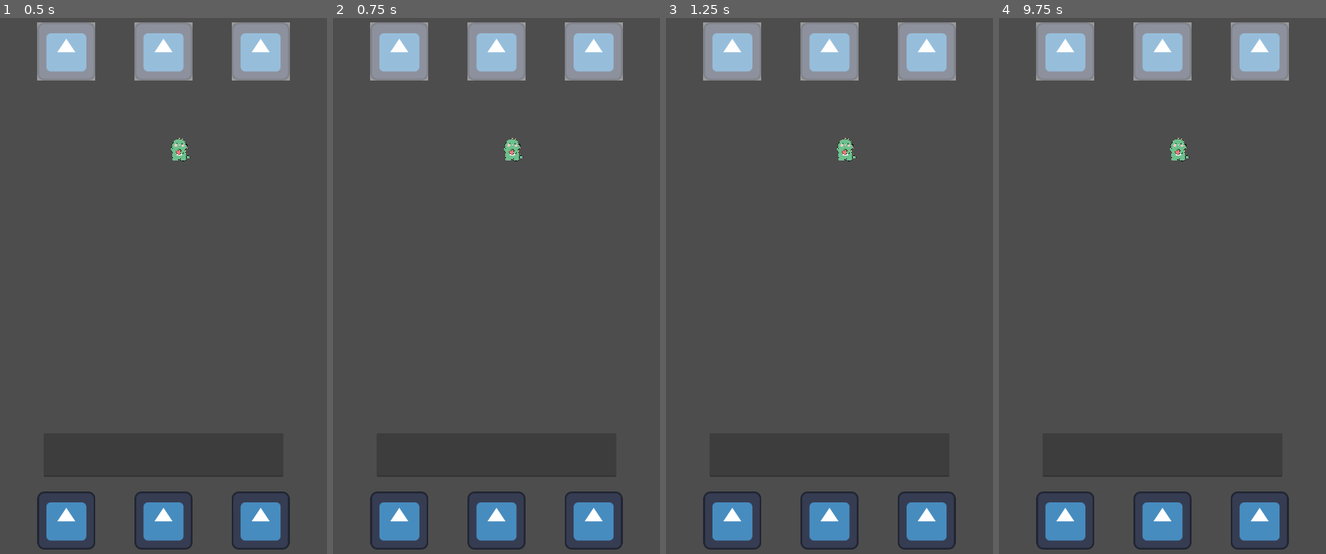
Above: before the commit, frames 1-4 (left to right).
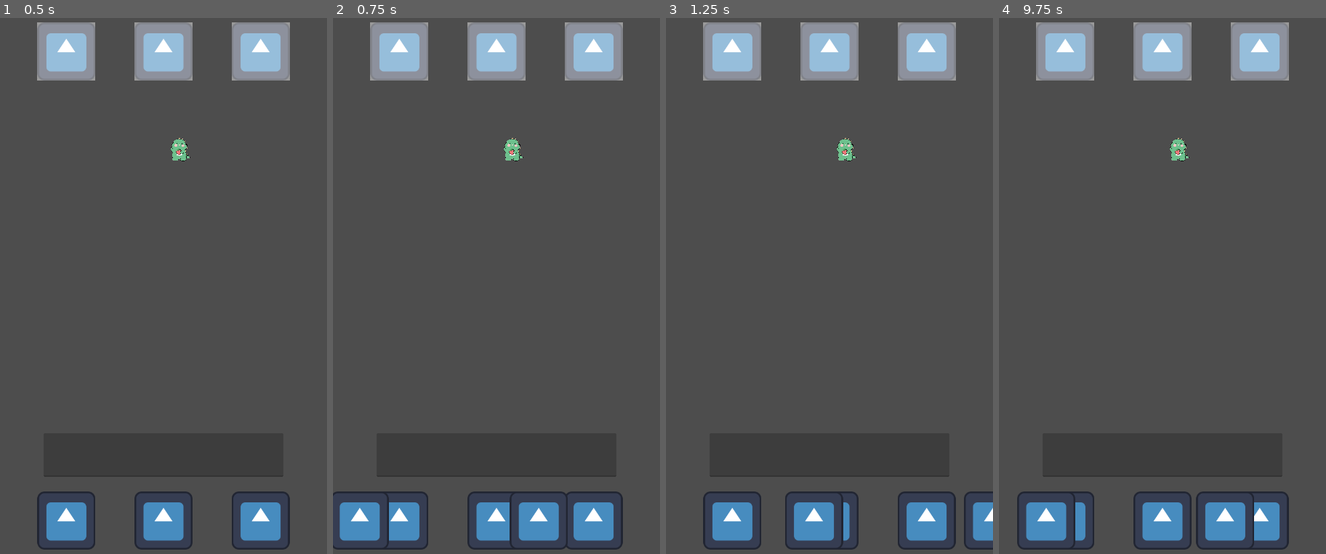
Above: after the commit, the same moments.

Repository: MyNameIsArko/Hackyeah
Game: Godot game, scene res://levels/level.tscn
Two runs of this game, one before a commit and one after it. Both use one fixed random seed, a clock stepped at 60 frames per second and the inputs below. The project has no main scene, so this scene is started directly. The engine's default icon, where the game draws it, is replaced by a stand-in: a white triangle on a blue panel in a dark square.
Inputs (mouse positions are in pixels of both pictures, inside the frame that each line leads up to):
- Up to frame 1 (0.5 s): no input
- Up to frame 2 (0.75 s): click (398, 521) at 0.5 s
- Up to frame 3 (1.25 s): no input
- Up to frame 4 (9.75 s): click (1146, 527) at 1.27 s; click (1162, 521) at 2 s; click (1260, 521) at 2.75 s; click (1064, 521) at 3.5 s; click (1162, 521) at 4.25 s; click (1260, 521) at 5 s; click (1146, 527) at 5.77 s; click (1064, 521) at 6.5 s; click (1162, 521) at 7.25 s; click (1260, 521) at 8 s; click (1146, 527) at 8.77 s; tap Enter at 9.5 s; tap Space (feed) at 9.6 s

Frame 1 is identical in both runs. In frame 2, 2.4% of the frame differs, in the area x 0-72%, y 88-100%; in frame 3, 1.4%; in frame 4, 2.0%.
Error before the commit: Invalid access to property or key 'generated_text' on a base object of type 'Nil'. (res://objects/ui/ui.gd:22)
Error after the commit: Invalid access to property or key 'generated_text' on a base object of type 'Nil'. (res://objects/ui/ui.gd:23)

Commit message:
gowno nie dziala animacja jebac

Diff:
--- a/objects/ui/ui.gd
+++ b/objects/ui/ui.gd
@@ -15,6 +15,7 @@
 	$HTTPRequest.request_completed.connect(_on_request_completed)
 	ask_chatbot("I want you to act as a dinosaur in the childs game. They can take care of you. You need to get into this role very seriously. You can only answer very simple")
 	set_process(true)
+	$HBoxContainer2.visible = true
 
 
 func _on_request_completed(result, response_code, headers, body):
@@ -38,3 +39,7 @@
 	$HBoxContainer/Stat.percentage = arg1['food_param'] / 100.0
 	$HBoxContainer/Stat2.percentage = arg1['sleep_param'] / 100.0
 	$HBoxContainer/Stat3.percentage = arg1['fun_param'] / 100.0
+
+
+func _on_texture_button_button_down():
+	$FridgeContainer/AnimationPlayer.play("slide_in")
--- a/objects/ui/ui.tscn
+++ b/objects/ui/ui.tscn
@@ -7,6 +7,47 @@
 [sub_resource type="StyleBoxEmpty" id="StyleBoxEmpty_bun36"]
 
 [sub_resource type="StyleBoxEmpty" id="StyleBoxEmpty_jo1x3"]
+
+[sub_resource type="Animation" id="Animation_ns6ge"]
+resource_name = "slide_in"
+length = 0.3
+tracks/0/type = "value"
+tracks/0/imported = false
+tracks/0/enabled = true
+tracks/0/path = NodePath(".:position")
+tracks/0/interp = 1
+tracks/0/loop_wrap = true
+tracks/0/keys = {
+"times": PackedFloat32Array(0, 0.3),
+"transitions": PackedFloat32Array(1, 1),
+"update": 0,
+"values": [Vector2(-800, 1112), Vector2(0, 1112)]
+}
+
+[sub_resource type="Animation" id="Animation_5ot62"]
+length = 0.001
+tracks/0/type = "value"
+tracks/0/imported = false
+tracks/0/enabled = true
+tracks/0/path = NodePath(".:position")
+tracks/0/interp = 1
+tracks/0/loop_wrap = true
+tracks/0/keys = {
+"times": PackedFloat32Array(0),
+"transitions": PackedFloat32Array(1),
+"update": 0,
+"values": [Vector2(-800, 1112)]
+}
+
+[sub_resource type="Animation" id="Animation_vh08n"]
+resource_name = "idle"
+
+[sub_resource type="AnimationLibrary" id="AnimationLibrary_m53ri"]
+_data = {
+"RESET": SubResource("Animation_5ot62"),
+"idle": SubResource("Animation_vh08n"),
+"slide_in": SubResource("Animation_ns6ge")
+}
 
 [node name="UI" type="Control"]
 layout_mode = 3
@@ -128,4 +169,57 @@
 size_flags_horizontal = 3
 theme_override_styles/separator = SubResource("StyleBoxEmpty_jo1x3")
 
+[node name="FridgeContainer" type="HBoxContainer" parent="."]
+layout_mode = 1
+anchors_preset = 12
+anchor_top = 1.0
+anchor_right = 1.0
+anchor_bottom = 1.0
+offset_left = -800.0
+offset_top = 1112.0
+offset_right = -80.0
+offset_bottom = 1280.0
+grow_horizontal = 2
+grow_vertical = 0
+metadata/_edit_group_ = true
+
+[node name="VSeparator4" type="VSeparator" parent="FridgeContainer"]
+layout_mode = 2
+size_flags_horizontal = 3
+theme_override_styles/separator = SubResource("StyleBoxEmpty_jo1x3")
+
+[node name="LeftButton" type="TextureButton" parent="FridgeContainer"]
+layout_mode = 2
+texture_normal = ExtResource("1_34t7l")
+
+[node name="VSeparator3" type="VSeparator" parent="FridgeContainer"]
+layout_mode = 2
+size_flags_horizontal = 3
+theme_override_styles/separator = SubResource("StyleBoxEmpty_jo1x3")
+
+[node name="MidButton" type="TextureButton" parent="FridgeContainer"]
+layout_mode = 2
+texture_normal = ExtResource("1_34t7l")
+
+[node name="VSeparator2" type="VSeparator" parent="FridgeContainer"]
+layout_mode = 2
+size_flags_horizontal = 3
+theme_override_styles/separator = SubResource("StyleBoxEmpty_jo1x3")
+
+[node name="RightButton" type="TextureButton" parent="FridgeContainer"]
+layout_mode = 2
+texture_normal = ExtResource("1_34t7l")
+
+[node name="VSeparator" type="VSeparator" parent="FridgeContainer"]
+layout_mode = 2
+size_flags_horizontal = 3
+theme_override_styles/separator = SubResource("StyleBoxEmpty_jo1x3")
+
+[node name="AnimationPlayer" type="AnimationPlayer" parent="FridgeContainer"]
+libraries = {
+"": SubResource("AnimationLibrary_m53ri")
+}
+
 [connection signal="text_submitted" from="Input" to="." method="_on_input_text_submitted"]
+[connection signal="button_down" from="HBoxContainer2/TextureButton" to="." method="_on_texture_button_button_down"]
+[connection signal="button_down" from="FridgeContainer/LeftButton" to="." method="_on_texture_button_button_down"]
Not shown: 1 places in objects/ui/ui.tscn that only renumber resources
